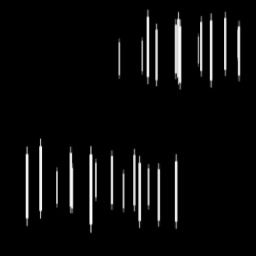
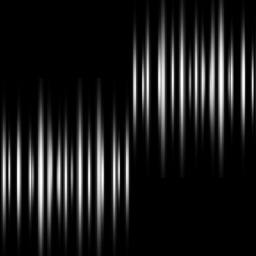
Two versions of the same layered image (w=256, h=256). Layer-by-layer changes:
added layer "Layer 2 copy" above "Layer 2" over [131, 0, 256, 178]
added layer "Layer 2" above "Layer 1" over [0, 78, 131, 256]
added layer "Background" over [0, 0, 256, 256]
